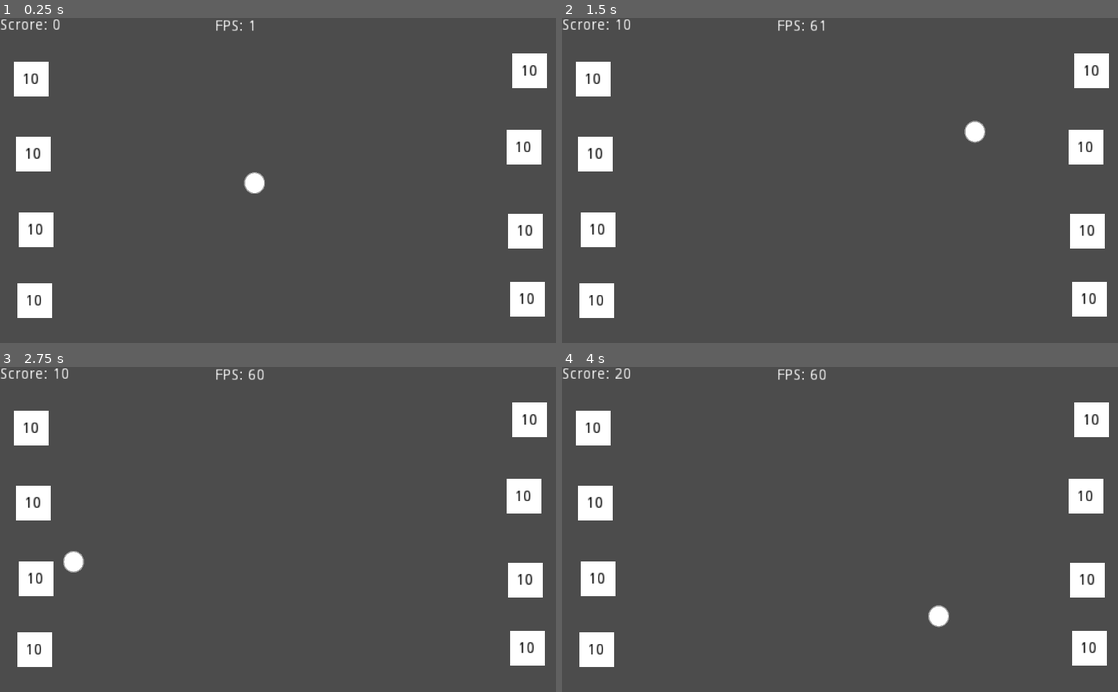
Above: before the commit, frames 1-4 (two rows, left to right).
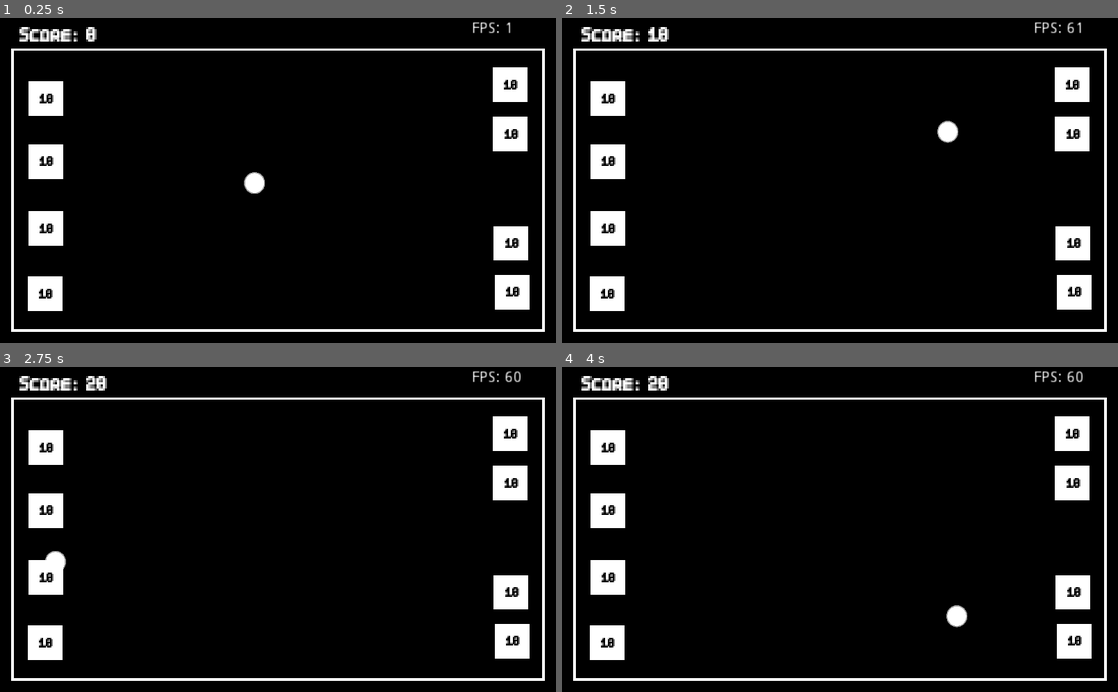
Above: after the commit, the same moments.

Repository: sugarvoid/cross-out
Game: Godot game, scene res://game/game.tscn
The game is run twice, just before and just after one commit, with the same random seed, the same clock (stepped at 60 frames per second) and the same inputs. The project has no main scene, so this scene is started directly.
Inputs:
- Up to frame 1 (0.25 s): no input
- Up to frame 2 (1.5 s): tap Enter (ui_accept) at 0.5, 0.77 s
- Up to frame 3 (2.75 s): tap Enter (ui_accept) at 1.52 s
- Up to frame 4 (4 s): tap Enter (ui_accept) at 3.02, 3.77 s

The runs differ from the first frame. In frame 1, 98% of the frame differs, in the area x 0-100%, y 0-100%; in frame 2, 98%; in frame 3, 98%; in frame 4, 98%.

Commit message:
Add background and font

Diff:
--- a/game/game.gd
+++ b/game/game.gd
@@ -21,4 +21,4 @@
 
 func _update_score(score: int):
 	player_score += score
-	$HUD/LblScore.text = str("Scrore: ", player_score)
+	$HUD/LblScore.text = str("Score: ", player_score)
--- a/game/game.tscn
+++ b/game/game.tscn
@@ -1,39 +1,49 @@
-[gd_scene load_steps=5 format=2]
+[gd_scene load_steps=9 format=2]
 
 [ext_resource path="res://game/player.tscn" type="PackedScene" id=1]
 [ext_resource path="res://game/target.tscn" type="PackedScene" id=2]
 [ext_resource path="res://game/game.gd" type="Script" id=3]
 [ext_resource path="res://kill_zone.tscn" type="PackedScene" id=4]
+[ext_resource path="res://background.png" type="Texture" id=5]
+[ext_resource path="res://background_front.png" type="Texture" id=6]
+[ext_resource path="res://game/font/Smart Basic 9h.ttf" type="DynamicFontData" id=7]
+
+[sub_resource type="DynamicFont" id=1]
+font_data = ExtResource( 7 )
 
 [node name="Game" type="Node2D"]
 script = ExtResource( 3 )
+
+[node name="Background" type="Sprite" parent="."]
+texture = ExtResource( 5 )
+centered = false
 
 [node name="Player" parent="." instance=ExtResource( 1 )]
 position = Vector2( 344, 282 )
 
 [node name="FlipZone" parent="." instance=ExtResource( 2 )]
-position = Vector2( 58, 113 )
+position = Vector2( 84, 149 )
 
 [node name="FlipZone7" parent="." instance=ExtResource( 2 )]
-position = Vector2( 62, 251 )
+position = Vector2( 84, 265 )
 
 [node name="FlipZone2" parent="." instance=ExtResource( 2 )]
-position = Vector2( 968, 393 )
+position = Vector2( 941, 416 )
 
 [node name="FlipZone8" parent="." instance=ExtResource( 2 )]
-position = Vector2( 965, 239 )
+position = Vector2( 940, 214 )
 
 [node name="FlipZone3" parent="." instance=ExtResource( 2 )]
-position = Vector2( 976, 98 )
+position = Vector2( 939, 123 )
 
 [node name="FlipZone4" parent="." instance=ExtResource( 2 )]
-position = Vector2( 66, 391 )
+position = Vector2( 84, 389 )
 
 [node name="FlipZone5" parent="." instance=ExtResource( 2 )]
-position = Vector2( 64, 522 )
+position = Vector2( 83, 509 )
 
 [node name="FlipZone6" parent="." instance=ExtResource( 2 )]
-position = Vector2( 971, 519 )
+position = Vector2( 943, 506 )
 
 [node name="KillZone" parent="." instance=ExtResource( 4 )]
 position = Vector2( -95, 331 )
@@ -49,18 +59,25 @@
 position = Vector2( 506, -85 )
 rotation = 1.5708
 
+[node name="BackgroundFront" type="Sprite" parent="."]
+texture = ExtResource( 6 )
+centered = false
+
 [node name="HUD" type="CanvasLayer" parent="."]
 
 [node name="LblScore" type="RichTextLabel" parent="HUD"]
-margin_right = 100.0
-margin_bottom = 40.0
-rect_scale = Vector2( 2, 2 )
+margin_left = 36.0
+margin_top = 5.0
+margin_right = 136.0
+margin_bottom = 24.0
+rect_scale = Vector2( 3, 3 )
+custom_fonts/normal_font = SubResource( 1 )
 text = "Score: 20 "
 
 [node name="LblFps" type="RichTextLabel" parent="HUD"]
-margin_left = 396.0
-margin_top = 2.0
-margin_right = 496.0
-margin_bottom = 42.0
+margin_left = 869.0
+margin_top = 6.0
+margin_right = 969.0
+margin_bottom = 46.0
 rect_scale = Vector2( 2, 2 )
 text = "FPS: 20 "
--- a/game/target.tscn
+++ b/game/target.tscn
@@ -1,10 +1,14 @@
-[gd_scene load_steps=5 format=2]
+[gd_scene load_steps=7 format=2]
 
 [ext_resource path="res://game/target.gd" type="Script" id=1]
 [ext_resource path="res://box_green.png" type="Texture" id=2]
+[ext_resource path="res://game/font/Smart Basic 9h.ttf" type="DynamicFontData" id=3]
 
 [sub_resource type="RectangleShape2D" id=1]
 extents = Vector2( 32, 32.5 )
+
+[sub_resource type="DynamicFont" id=3]
+font_data = ExtResource( 3 )
 
 [sub_resource type="Animation" id=2]
 resource_name = "flip_over"
@@ -20,14 +24,17 @@
 scale = Vector2( 0.5, 0.5 )
 texture = ExtResource( 2 )
 
-[node name="Label" type="Label" parent="Sprite"]
-margin_left = -36.0
-margin_top = -26.0
-margin_right = -16.0
-margin_bottom = -12.0
+[node name="LblPonits" type="Label" parent="Sprite"]
+margin_left = -38.0
+margin_top = -34.0
+margin_right = -18.0
+margin_bottom = -18.0
 rect_scale = Vector2( 4, 4 )
 custom_colors/font_color = Color( 0, 0, 0, 1 )
+custom_fonts/font = SubResource( 3 )
 text = "10"
+align = 1
+valign = 1
 
 [node name="AnimationPlayer" type="AnimationPlayer" parent="."]
 anims/flip_over = SubResource( 2 )
Binary file added: background.png
Not shown, added: background.png.import
Binary file added: background_front.png
Not shown, added: background_front.png.import
Binary file added: game/font/Smart Basic 9h.ttf
Not shown, changed: README.md
